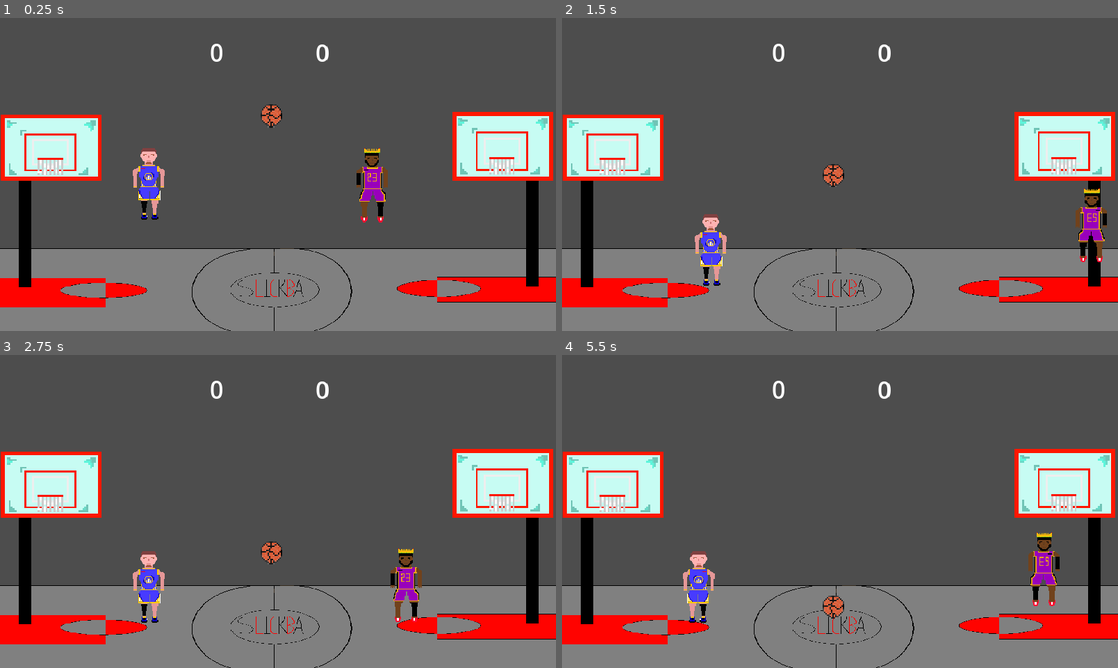
Above: before the commit, frames 1-4 (two rows, left to right).
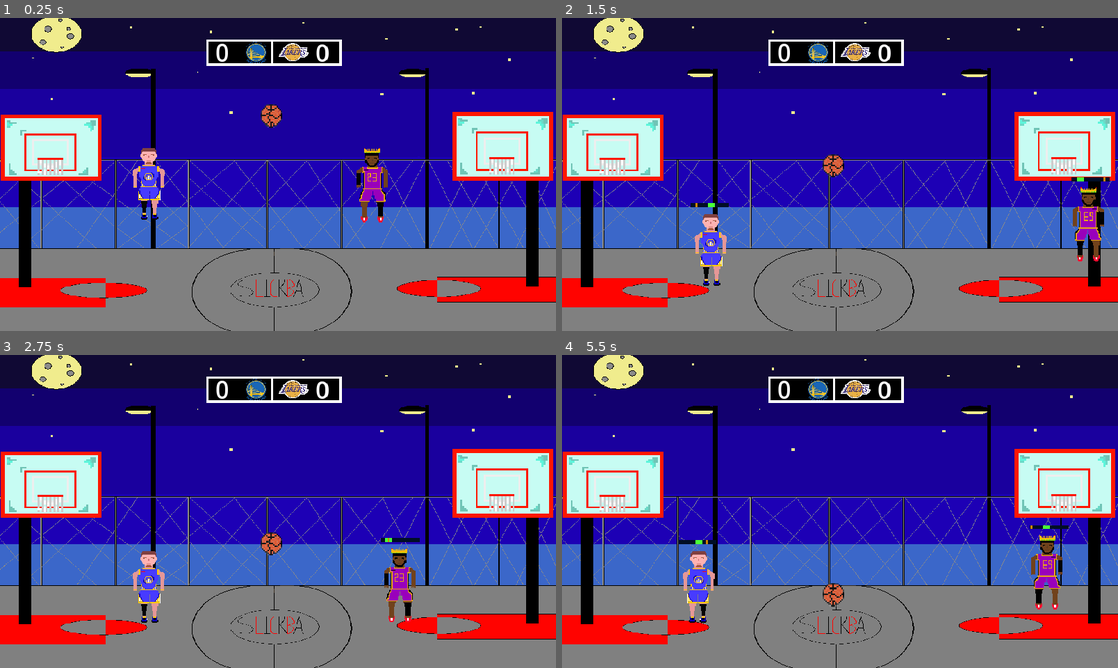
Above: after the commit, the same moments.

Repository: Yanik33/Slickball-Digital-Tech
Game: Godot game, scene res://Scenese/Main_Scene.tscn
Two runs of this game, one before a commit and one after it. Both use one fixed random seed, a clock stepped at 60 frames per second and the inputs below.
Inputs:
- Up to frame 1 (0.25 s): no input
- Up to frame 2 (1.5 s): hold F (P1_Shoot) 0.53-1.28 s; hold D (P1_right) from 0.53 s (still down); tap W (P1_jump) at 0.77 s; tap K (P2_Shoot) at 0.8, 1.35 s
- Up to frame 3 (2.75 s): tap W (P1_jump) at 1.52 s; tap F (P1_Shoot) at 1.55 s; release D (P1_right) at 2.03 s; hold A (P1_left) from 2.03 s (still down); hold F (P1_Shoot) from 2.03 s (still down); tap K (P2_Shoot) at 2.3 s
- Up to frame 4 (5.5 s): release A (P1_left) at 2.78 s; release F (P1_Shoot) at 2.78 s; hold D (P1_right) 2.78-4.28 s; tap S (P1_push) at 2.85 s; tap W (P1_jump) at 3.02, 3.77, 4.52 s; tap F (P1_Shoot) at 3.05, 4.55 s; hold K (P2_Shoot) 3.53-4.28 s; hold A (P1_left) 4.28-5.03 s; tap Left (P2_left) at 4.35 s; hold D (P1_right) from 5.03 s (still down); hold Down (P2_push) from 5.03 s (still down); tap K (P2_Shoot) at 5.3 s

The runs differ from the first frame. In frame 1, 63% of the frame differs, in the area x 0-100%, y 0-74%; in frame 2, 65%; in frame 3, 65%; in frame 4, 65%, in the area x 0-100%, y 0-85%.

Commit message:
Shot timer/ visuals
Visual changes added to the game such as logo and much more such as shot timer

Diff:
--- a/Slickball/Scenese/Court.tscn
+++ b/Slickball/Scenese/Court.tscn
@@ -14,6 +14,7 @@
 [ext_resource type="Texture2D" uid="uid://c0ao738gb1av8" path="res://assets/BACKBOARD - _SlickBall_ (9).png" id="13_vqyrb"]
 [ext_resource type="Texture2D" uid="uid://dkxctgsrofoa6" path="res://assets/BACKBOARD - _SlickBall_ (10).png" id="14_gpqqh"]
 [ext_resource type="Texture2D" uid="uid://cvmakbndwd7rw" path="res://assets/BACKBOARD - _SlickBall_ (11).png" id="15_bf4bx"]
+[ext_resource type="Texture2D" uid="uid://bbmasi6l1i4q7" path="res://assets/SlickBall - Court Background.png" id="15_rasbw"]
 
 [sub_resource type="RectangleShape2D" id="RectangleShape2D_wtexm"]
 size = Vector2(1152, 78)
@@ -25,7 +26,7 @@
 size = Vector2(43, 716)
 
 [sub_resource type="RectangleShape2D" id="RectangleShape2D_mn32g"]
-size = Vector2(14.375, 2)
+size = Vector2(5.52344, 2)
 
 [sub_resource type="RectangleShape2D" id="RectangleShape2D_ixvqu"]
 size = Vector2(26, 133.5)
@@ -153,7 +154,10 @@
 radius = 13.0
 
 [sub_resource type="RectangleShape2D" id="RectangleShape2D_dnjft"]
-size = Vector2(72, 7.5)
+size = Vector2(34, 2.75003)
+
+[sub_resource type="RectangleShape2D" id="RectangleShape2D_jy7u0"]
+size = Vector2(33, 2.99991)
 
 [node name="StaticBody2D" type="StaticBody2D" node_paths=PackedStringArray("p1_hoop", "p2_hoop")]
 script = ExtResource("1_l3jqv")
@@ -209,19 +213,19 @@
 color = Color(0.635294, 0.635294, 0.635294, 1)
 
 [node name="CollisionShape2D6" type="CollisionShape2D" parent="."]
-position = Vector2(82.1875, 308)
+position = Vector2(81, 308)
 shape = SubResource("RectangleShape2D_mn32g")
 
 [node name="CollisionShape2D7" type="CollisionShape2D" parent="."]
-position = Vector2(126, 308)
+position = Vector2(128, 308)
 shape = SubResource("RectangleShape2D_mn32g")
 
 [node name="CollisionShape2D8" type="CollisionShape2D" parent="."]
-position = Vector2(1020, 305)
+position = Vector2(1016.76, 306)
 shape = SubResource("RectangleShape2D_mn32g")
 
 [node name="CollisionShape2D9" type="CollisionShape2D" parent="."]
-position = Vector2(1061, 305)
+position = Vector2(1063, 306)
 shape = SubResource("RectangleShape2D_mn32g")
 
 [node name="CollisionShape2D10" type="CollisionShape2D" parent="."]
@@ -245,7 +249,7 @@
 metadata/scorep2 = true
 
 [node name="P2_Score" type="CollisionShape2D" parent="Area2D2"]
-position = Vector2(8, -15)
+position = Vector2(8, -14)
 scale = Vector2(1.06286, 1)
 shape = SubResource("RectangleShape2D_1jnlj")
 
@@ -276,11 +280,11 @@
 color = Color(1, 0.0901961, 0, 1)
 
 [node name="ColorRect7" type="ColorRect" parent="."]
-z_index = 10
+z_index = -1
 offset_left = 1014.0
-offset_top = 305.0
+offset_top = 304.0
 offset_right = 1066.0
-offset_bottom = 309.0
+offset_bottom = 308.0
 color = Color(1, 0.0901961, 0, 1)
 
 [node name="CollisionShape2D4" type="CollisionShape2D" parent="."]
@@ -292,10 +296,22 @@
 shape = SubResource("CircleShape2D_cyhb4")
 
 [node name="CollisionShape2D12" type="CollisionShape2D" parent="."]
-position = Vector2(105, 331)
+position = Vector2(105, 318.625)
 rotation = -3.14159
 shape = SubResource("RectangleShape2D_dnjft")
 one_way_collision = true
+
+[node name="CollisionShape2D13" type="CollisionShape2D" parent="."]
+position = Vector2(1040, 315)
+rotation = -3.14159
+shape = SubResource("RectangleShape2D_jy7u0")
+one_way_collision = true
+
+[node name="SlickBall-CourtBackground" type="Sprite2D" parent="."]
+z_index = -2
+position = Vector2(578.5, 364)
+scale = Vector2(1.075, 1.00556)
+texture = ExtResource("15_rasbw")
 
 [connection signal="area_entered" from="Area2D" to="." method="_p1_hoop_scored"]
 [connection signal="area_entered" from="Area2D2" to="." method="_p2_hoop_scored"]
--- a/Slickball/Scenese/Main_Scene.tscn
+++ b/Slickball/Scenese/Main_Scene.tscn
@@ -1,10 +1,12 @@
-[gd_scene load_steps=7 format=3 uid="uid://r6q5sjvtwbwm"]
+[gd_scene load_steps=9 format=3 uid="uid://r6q5sjvtwbwm"]
 
 [ext_resource type="PackedScene" uid="uid://d2best8o8kf2k" path="res://Scenese/Court.tscn" id="1_26mub"]
 [ext_resource type="PackedScene" uid="uid://ctpoq8w0716x6" path="res://Scenese/Player1.tscn" id="2_1fte8"]
 [ext_resource type="PackedScene" uid="uid://biimbar21jdr2" path="res://Scenese/Player2.tscn" id="3_7qnyb"]
 [ext_resource type="PackedScene" uid="uid://pmixrqejxfox" path="res://Scenese/Basketball.tscn" id="4_mh7vl"]
 [ext_resource type="Script" path="res://Scripts/scoreboard.gd" id="5_b26b8"]
+[ext_resource type="Texture2D" uid="uid://bt7arg65j4nha" path="res://assets/images-removebg-preview (1).png" id="6_cqfx4"]
+[ext_resource type="Texture2D" uid="uid://ko36llbl1h0w" path="res://assets/images-removebg-preview.png" id="7_c70lj"]
 
 [sub_resource type="PhysicsMaterial" id="PhysicsMaterial_mny6r"]
 bounce = 0.8
@@ -24,16 +26,17 @@
 collision_mask = 2
 
 [node name="P1_Hoop" type="Node2D" parent="."]
-position = Vector2(-56, 286)
+position = Vector2(104, 292)
 
 [node name="P2_Hoop" type="Node2D" parent="."]
-position = Vector2(1210, 287)
+position = Vector2(1041, 288)
 
 [node name="RigidBody2D" parent="." instance=ExtResource("4_mh7vl")]
 position = Vector2(562, 175)
 collision_layer = 4
 collision_mask = 4
 physics_material_override = SubResource("PhysicsMaterial_mny6r")
+linear_damp_mode = 1
 
 [node name="CanvasLayer" type="CanvasLayer" parent="."]
 script = ExtResource("5_b26b8")
@@ -47,9 +50,60 @@
 text = "0"
 
 [node name="p2_scoreboard" type="Label" parent="CanvasLayer"]
-offset_left = 435.0
+offset_left = 446.0
 offset_top = 36.0
-offset_right = 475.0
+offset_right = 486.0
 offset_bottom = 105.0
 theme_override_font_sizes/font_size = 50
 text = "0"
+
+[node name="ColorRect" type="ColorRect" parent="."]
+z_index = 2
+offset_left = 432.0
+offset_top = 94.0
+offset_right = 704.0
+offset_bottom = 99.0
+
+[node name="Images-removebg-preview(1)" type="Sprite2D" parent="."]
+z_index = 1
+position = Vector2(531, 73)
+scale = Vector2(0.271318, 0.251282)
+texture = ExtResource("6_cqfx4")
+
+[node name="Images-removebg-preview" type="Sprite2D" parent="."]
+z_index = 1
+position = Vector2(608, 71)
+scale = Vector2(0.29, 0.281111)
+texture = ExtResource("7_c70lj")
+
+[node name="ColorRect2" type="ColorRect" parent="."]
+offset_left = 432.0
+offset_top = 49.0
+offset_right = 703.0
+offset_bottom = 94.0
+color = Color(0, 0, 0, 1)
+
+[node name="ColorRect3" type="ColorRect" parent="."]
+offset_left = 427.0
+offset_top = 44.0
+offset_right = 432.0
+offset_bottom = 99.0
+
+[node name="ColorRect4" type="ColorRect" parent="."]
+z_index = 2
+offset_left = 432.0
+offset_top = 44.0
+offset_right = 704.0
+offset_bottom = 49.0
+
+[node name="ColorRect5" type="ColorRect" parent="."]
+offset_left = 703.0
+offset_top = 44.0
+offset_right = 708.0
+offset_bottom = 99.0
+
+[node name="ColorRect6" type="ColorRect" parent="."]
+offset_left = 561.0
+offset_top = 44.0
+offset_right = 566.0
+offset_bottom = 99.0
--- a/Slickball/Scenese/Player1.tscn
+++ b/Slickball/Scenese/Player1.tscn
@@ -18,6 +18,12 @@
 
 [sub_resource type="RectangleShape2D" id="RectangleShape2D_j1u7k"]
 size = Vector2(121.706, 26.7648)
+
+[sub_resource type="Curve2D" id="Curve2D_ivfcs"]
+_data = {
+"points": PackedVector2Array(0, 0, 0, 0, -44, -159, 0, 0, 0, 0, -44, -159, 0, 0, 0, 0, -44, -159, 0, 0, 0, 0, -44, -159, 0, 0, 0, 0, -44, -159, 0, 0, 0, 0, -44, -159, 0, 0, 0, 0, -44, -159, 0, 0, 0, 0, 33, -159, 0, 0, 0, 0, 33, -159)
+}
+point_count = 9
 
 [node name="CharacterBody2D" type="CharacterBody2D"]
 script = ExtResource("1_4oyr1")
@@ -74,4 +80,35 @@
 position = Vector2(-29.0047, 51.7536)
 scale = Vector2(0.56872, 0.56872)
 
+[node name="Path2D" type="Path2D" parent="."]
+position = Vector2(7, 2)
+curve = SubResource("Curve2D_ivfcs")
+
+[node name="ColorRect" type="ColorRect" parent="Path2D"]
+offset_left = -44.0
+offset_top = -163.0
+offset_right = 36.0
+offset_bottom = -155.0
+color = Color(0, 0.054902, 0.14902, 1)
+
+[node name="PathFollow2D" type="PathFollow2D" parent="Path2D"]
+position = Vector2(-44, -159)
+
+[node name="ColorRect" type="ColorRect" parent="Path2D/PathFollow2D"]
+offset_left = -7.12344
+offset_top = -4.0
+offset_right = 6.87656
+offset_bottom = 4.0
+color = Color(0.286275, 1, 0.211765, 1)
+
+[node name="shot_indicator" type="PathFollow2D" parent="Path2D"]
+position = Vector2(-44, -159)
+
+[node name="ColorRect" type="ColorRect" parent="Path2D/shot_indicator"]
+offset_left = -2.0
+offset_top = -4.0
+offset_right = 2.0
+offset_bottom = 4.0
+color = Color(0.803922, 0.521569, 0, 1)
+
 [connection signal="body_entered" from="Marker2D/Sprite2D/Area2D" to="." method="_on_area_2d_body_entered"]
--- a/Slickball/Scenese/Player2.tscn
+++ b/Slickball/Scenese/Player2.tscn
@@ -18,6 +18,12 @@
 
 [sub_resource type="RectangleShape2D" id="RectangleShape2D_dspbo"]
 size = Vector2(117, 29)
+
+[sub_resource type="Curve2D" id="Curve2D_gw7c0"]
+_data = {
+"points": PackedVector2Array(0, 0, 0, 0, -42, -155, 0, 0, 0, 0, 33, -155)
+}
+point_count = 2
 
 [node name="CharacterBody2D" type="CharacterBody2D"]
 script = ExtResource("1_o7lnb")
@@ -74,5 +80,35 @@
 position = Vector2(32.353, 52.7201)
 scale = Vector2(0.588235, 0.560853)
 
+[node name="Path2D" type="Path2D" parent="."]
+curve = SubResource("Curve2D_gw7c0")
+
+[node name="ColorRect" type="ColorRect" parent="Path2D"]
+offset_left = -42.0
+offset_top = -159.0
+offset_right = 37.0
+offset_bottom = -151.0
+color = Color(0, 0.054902, 0.14902, 1)
+
+[node name="PathFollow2D" type="PathFollow2D" parent="Path2D"]
+position = Vector2(-42, -155)
+
+[node name="ColorRect" type="ColorRect" parent="Path2D/PathFollow2D"]
+offset_left = -7.0614
+offset_top = -4.0
+offset_right = 6.9386
+offset_bottom = 4.0
+color = Color(0.286275, 1, 0.211765, 1)
+
+[node name="shot_indicator_P2" type="PathFollow2D" parent="Path2D"]
+position = Vector2(-42, -155)
+
+[node name="ColorRect" type="ColorRect" parent="Path2D/shot_indicator_P2"]
+offset_left = -2.0
+offset_top = -4.0
+offset_right = 2.0
+offset_bottom = 4.0
+color = Color(0.803922, 0.521569, 0, 1)
+
 [connection signal="area_entered" from="Marker2D/Sprite2D/Area2D" to="." method="_on_area_2d_area_entered"]
 [connection signal="body_entered" from="Marker2D/Sprite2D/Area2D" to="." method="_on_area_2d_body_entered"]
--- a/Slickball/Scripts/Player1.gd
+++ b/Slickball/Scripts/Player1.gd
@@ -6,7 +6,7 @@
 
 var hoop_vector
 var intital_horizontal_velocity
-var shot_verticle = 1000
+var shot_verticle = 950
 
 @onready var ball_placement = $Marker2D/Sprite2D/ball_placement
 @onready var shoot_point = $Marker2D/Sprite2D/shoot_point
@@ -15,11 +15,15 @@
 const JUMP_VELOCITY = -500
 
 var ball
+var shot_reverse = false
 
 @onready var hoop = get_node("/root/Node2D/P1_Hoop")
 
 # Get the gravity from the project settings to be synced with RigidBody nodes.
 var gravity = ProjectSettings.get_setting("physics/2d/default_gravity")
+
+func _ready():
+	$Path2D.hide()
 
 
 func _physics_process(delta):
@@ -48,18 +52,45 @@
 	else:
 		velocity.x = move_toward(velocity.x, 0, SPEED)
 
+	if Input.is_action_pressed("P1_Shoot"):
+		$Path2D.show()
+		if not shot_reverse:
+			if $Path2D/shot_indicator.progress_ratio < 0.98:
+				$Path2D/shot_indicator.progress_ratio += 0.02
+			else:
+				shot_reverse = true
+		elif shot_reverse:
+			if $Path2D/shot_indicator.progress_ratio > 0.02:
+				$Path2D/shot_indicator.progress_ratio -=0.02
+			else:
+				shot_reverse = false
 	if Input.is_action_just_pressed("P1_Shoot"):
-		_shoot()
+		$Path2D/PathFollow2D.progress_ratio = randf_range(0.10,0.85)
 
-	hoop_vector = (shoot_point.global_position - get_node("/root/Node2D/P1_Hoop").global_position) + Vector2(rand.randf_range(0, 0), 0)
+	if Input.is_action_just_released("P1_Shoot"):
+		if $Path2D/shot_indicator.progress > $Path2D/PathFollow2D.progress - $Path2D/PathFollow2D/ColorRect.size.x / 2 and $Path2D/shot_indicator.progress < $Path2D/PathFollow2D.progress + $Path2D/PathFollow2D/ColorRect.size.x / 2:
+			_shoot(true)
+		else:
+			_shoot(false)
+		await get_tree().create_timer(1.0).timeout
+		$Path2D.hide()
 
-	var discriminant = shot_verticle**2 - 2 * gravity * hoop_vector.y;
-	intital_horizontal_velocity = -hoop_vector.x / ((-shot_verticle - (discriminant**0.5))/-gravity)
+
+
+
+
+
 
 	move_and_slide()
 
 
-func _shoot():
+func _shoot(perfect):
+	if perfect:
+		hoop_vector = (ball_placement.global_position - get_node("/root/Node2D/P1_Hoop").global_position) + Vector2(rand.randf_range(0, 0), 0)
+	elif not perfect:
+		hoop_vector = (ball_placement.global_position - get_node("/root/Node2D/P1_Hoop").global_position) + Vector2(rand.randf_range(-150, 150), 0)
+	var discriminant = shot_verticle**2 - 2 * gravity * hoop_vector.y;
+	intital_horizontal_velocity = -hoop_vector.x / ((-shot_verticle - (discriminant**0.5))/-gravity)
 	if ball_placement.remote_path != NodePath(""):
 		ball_placement.remote_path = NodePath("")
 		ball.held = false
--- a/Slickball/Scripts/Player2.gd
+++ b/Slickball/Scripts/Player2.gd
@@ -6,7 +6,7 @@
 
 var hoop_vector
 var intital_horizontal_velocity
-var shot_verticle = 1000
+var shot_verticle = 950
 
 @onready var ball_placement2 = $Marker2D/Sprite2D/ball_placement2
 @onready var shoot_point2 = $Marker2D/Sprite2D/shoot_point2
@@ -15,12 +15,15 @@
 const JUMP_VELOCITY = -500
 
 var ball
+var shot_reverse = false
 
 @onready var hoop = get_node("/root/Node2D/P2_Hoop")
 
 # Get the gravity from the project settings to be synced with RigidBody nodes.
 var gravity = ProjectSettings.get_setting("physics/2d/default_gravity")
 
+func _ready():
+	$Path2D.hide()
 
 func _physics_process(delta):
 	# Add the gravity.
@@ -48,18 +51,44 @@
 	else:
 		velocity.x = move_toward(velocity.x, 0, SPEED)
 
+	if Input.is_action_pressed("P2_Shoot"):
+		$Path2D.show()
+		if not shot_reverse:
+			if $Path2D/shot_indicator_P2.progress_ratio < 0.98:
+				$Path2D/shot_indicator_P2.progress_ratio += 0.02
+			else:
+				shot_reverse = true
+		elif shot_reverse:
+			if $Path2D/shot_indicator_P2.progress_ratio > 0.02:
+				$Path2D/shot_indicator_P2.progress_ratio -=0.02
+			else:
+				shot_reverse = false
 	if Input.is_action_just_pressed("P2_Shoot"):
-		_shoot()
+		$Path2D/PathFollow2D.progress_ratio = randf_range(0.10,0.87)
 
-	hoop_vector = (shoot_point2.global_position - get_node("/root/Node2D/P2_Hoop").global_position) + Vector2(rand.randf_range(-150, 150), 0)
+	if Input.is_action_just_released("P2_Shoot"):
+		if $Path2D/shot_indicator_P2.progress > $Path2D/PathFollow2D.progress - $Path2D/PathFollow2D/ColorRect.size.x / 2 and $Path2D/shot_indicator_P2.progress < $Path2D/PathFollow2D.progress + $Path2D/PathFollow2D/ColorRect.size.x / 2:
+			_shoot(true)
+		else:
+			_shoot(false)
+		await get_tree().create_timer(1.0).timeout
+		$Path2D.hide()
 
-	var discriminant = shot_verticle**2 - 2 * gravity * hoop_vector.y;
-	intital_horizontal_velocity = -hoop_vector.x / ((-shot_verticle - (discriminant**0.5))/-gravity)
+
+	hoop_vector = (ball_placement2.global_position - get_node("/root/Node2D/P2_Hoop").global_position) + Vector2(rand.randf_range(0, 0), 0)
+
+
 
 	move_and_slide()
 
 
-func _shoot():
+func _shoot(perfect):
+	if perfect:
+		hoop_vector = (ball_placement2.global_position - get_node("/root/Node2D/P2_Hoop").global_position) + Vector2(rand.randf_range(0, 0), 0)
+	elif not perfect:
+		hoop_vector = (ball_placement2.global_position - get_node("/root/Node2D/P2_Hoop").global_position) + Vector2(rand.randf_range(-150, 150), 0)
+	var discriminant = shot_verticle**2 - 2 * gravity * hoop_vector.y;
+	intital_horizontal_velocity = -hoop_vector.x / ((-shot_verticle - (discriminant**0.5))/-gravity)
 	if ball_placement2.remote_path != NodePath(""):
 		ball_placement2.remote_path = NodePath("")
 		ball.held = false
Not shown: 1 places in Slickball/Scenese/Court.tscn that only renumber resources
Not shown: 1 places in Slickball/Scenese/Player1.tscn that only renumber resources
Not shown: 1 places in Slickball/Scenese/Player2.tscn that only renumber resources
Binary file added: Slickball/assets/SlickBall - Court Background.png
Not shown, added: Slickball/assets/SlickBall - Court Background.png.import
Binary file added: Slickball/assets/images-removebg-preview (1).png
Not shown, added: Slickball/assets/images-removebg-preview (1).png.import
Binary file added: Slickball/assets/images-removebg-preview.png
Not shown, added: Slickball/assets/images-removebg-preview.png.import
Binary file added: Slickball/assets/images.jpeg
Not shown, added: Slickball/assets/images.jpeg.import
Binary file added: Slickball/assets/images.png
(and 1 more such lines)
